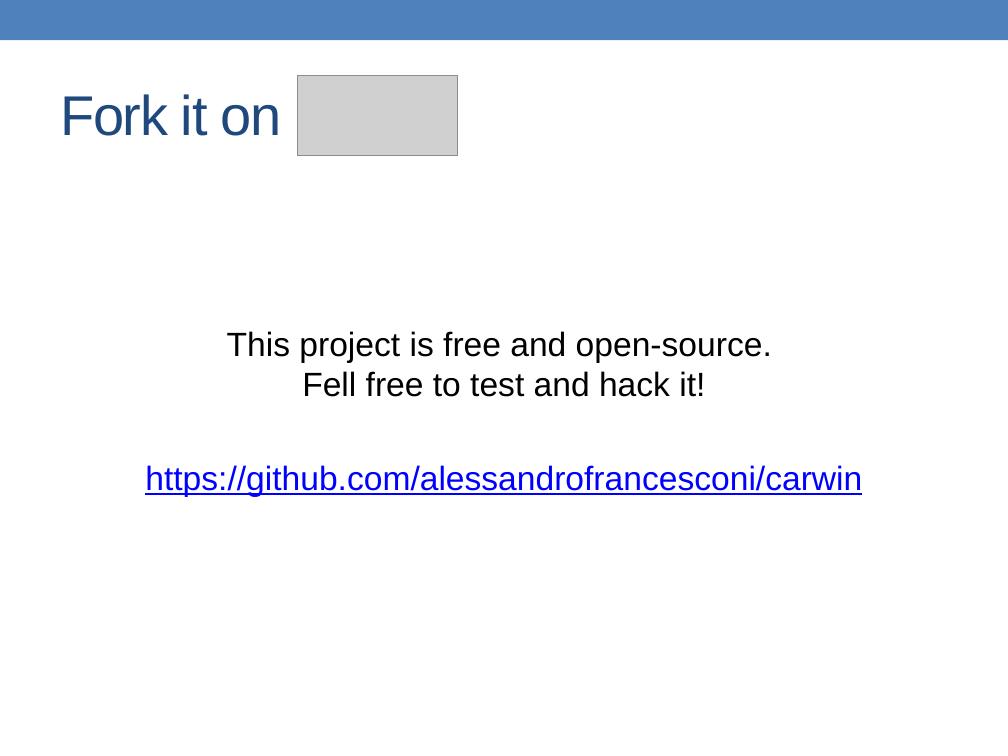
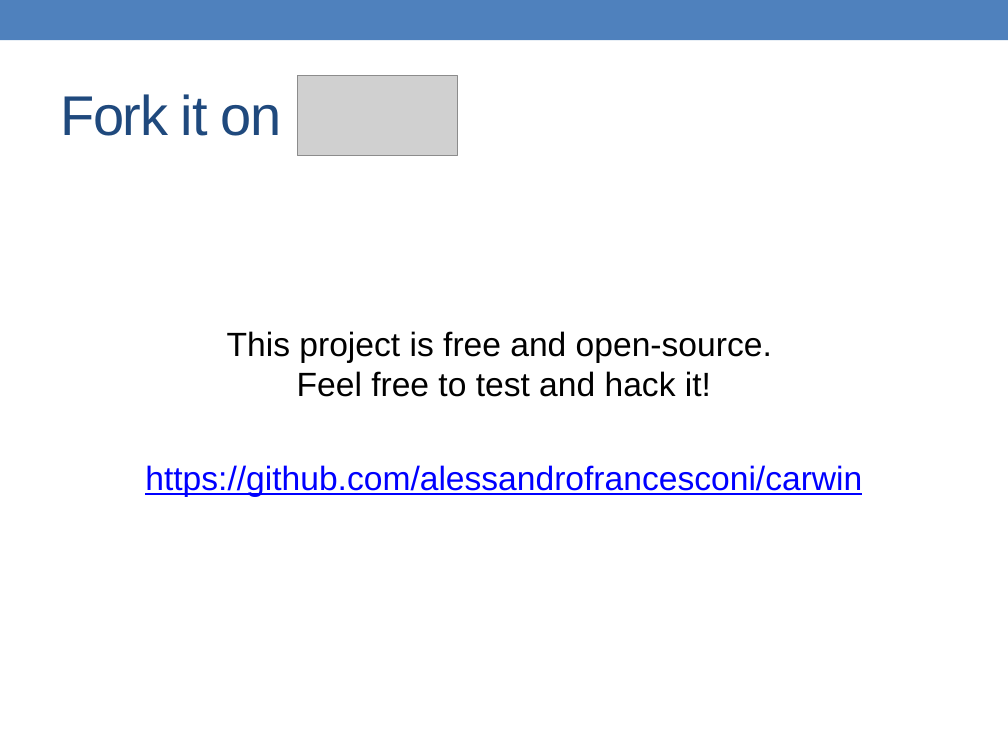
Before and after one commit to alessandrofrancesconi/carwin, a slide deck: slide 29 of presentation.pptx. Drawn at 1008x756 pixels with LibreOffice and Linux fonts; fonts in the diff are those of the drawing; grey boxes stand for pictures. Boxes give left, top, right and bottom in pixels: in the first picture for what was removed or moved away, otherwise in the second. Text is boxed around its words. In the diff, an @@ line names an element or a change of style, - is before the commit and + after.

Commit message:
Updated presentation and README

```diff
--- a/presentation.pptx
+++ b/presentation.pptx
@@ text at (227,331,772,397): text changed @@
-This project is free and open-source.
-Fell free to test and hack it!
+This project is free and open-source.
+Feel free to test and hack it!
```
Also in this commit, not shown: 13 other files.
